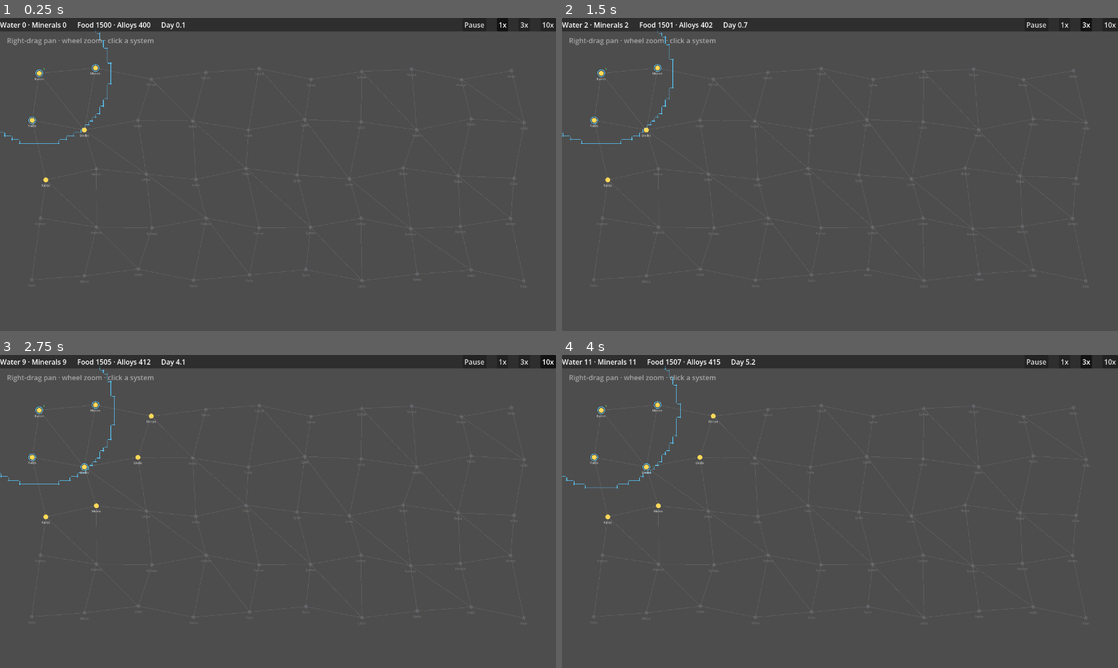
Above: before the commit, frames 1-4 (two rows, left to right).
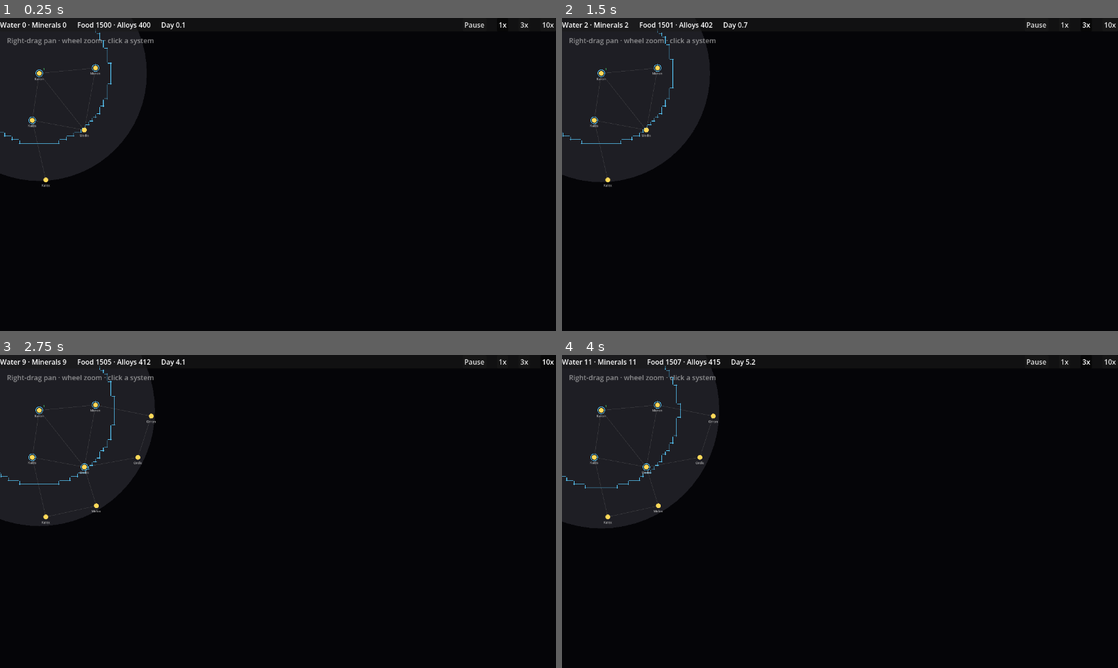
Above: after the commit, the same moments.

Repository: evyatarmitz/reach
Game: Godot game, scene res://game/main.tscn
Two runs of this game, one before a commit and one after it. Both use one fixed random seed, a clock stepped at 60 frames per second and the inputs below.
Inputs:
- Up to frame 1 (0.25 s): no input
- Up to frame 2 (1.5 s): click "1x" at 0.5 s; click "3x" at 1.25 s
- Up to frame 3 (2.75 s): click "10x" at 2 s
- Up to frame 4 (4 s): click "1x" at 2.75 s; click "3x" at 3.5 s

The runs differ from the first frame. In frame 1, 98% of the frame differs, in the area x 0-100%, y 0-100%; in frame 2, 98%; in frame 3, 98%; in frame 4, 98%.

Commit message:
0.11.0 - fog scales with influence; unseen space is fully dark
- Sight now scales with strength: a colony sees SIGHT_INFLUENCE_FACTOR (1.5x) of
  its influence reach — bigger colonies see farther — and a mine grants a flat
  sensor range (it has no influence). Fog is 1.2-2x influence range, and still
  separate from it. (The sim side landed with 0.10.0's sight_sources rewrite and
  is covered by _test_fog_of_war; this commit is the render change.)
- Unseen space is now completely dark, not a dim-grey map: black background, the
  SEEN area lifted to a dim lit grey via a disc around each sight source, and
  unseen systems / out-of-sight lanes simply not drawn. Only the explored region
  shows anything. System view also on black (space).
- Autoshot keeps fog ON for the galaxy shot so the dark fog + lit explored region
  + border are all visible.
- 61 tests still pass (render-only change).

Diff:
--- a/desktop/game/main.gd
+++ b/desktop/game/main.gd
@@ -49,6 +49,8 @@
 
 
 func _ready() -> void:
+	# Black space so fogged (unseen) area reads as truly dark, not grey.
+	RenderingServer.set_default_clear_color(Color(0.02, 0.02, 0.03))
 	sim = Sim.new_demo()
 	player_empire_id = sim.empires.keys()[0]  # demo convention: first = human
 	_build_ui()
@@ -281,21 +283,23 @@
 
 func _draw_galaxy() -> void:
 	var font := ThemeDB.fallback_font
-	# Deformed influence borders: bold edge LINE in each empire's colour, under
-	# the rest. Already fog-gated in _recompute_borders.
+	# Fog of war: the background is black. First lift the SEEN area to a dim lit
+	# grey with a disc around each sight source; everything unseen stays pure
+	# black (not a dim-grey map). Nothing outside the lit area is drawn.
+	for src in _sight:   # [pos, radius]
+		draw_circle(src[0], src[1], Color(0.12, 0.12, 0.14))
+	# Deformed influence borders (already fog-gated in _recompute_borders).
 	for seg in _border_segments:
 		draw_line(seg[0], seg[1], seg[2], 2.0)
+	# Lanes only where both ends are seen — no topology leaks into the dark.
 	for lane in sim.lanes:
-		draw_line(sim.systems[lane[0]].map_pos, sim.systems[lane[1]].map_pos,
-			Color(1, 1, 1, 0.13), 1.5)
+		var a: Vector2 = sim.systems[lane[0]].map_pos
+		var b: Vector2 = sim.systems[lane[1]].map_pos
+		if _visible(a) and _visible(b):
+			draw_line(a, b, Color(1, 1, 1, 0.13), 1.5)
 	for sys in sim.systems.values():
-		# Fog of war: systems out of sight are shown as unknown (dim, no live
-		# owner/colony info — you know the map layout, not the current state).
 		if not _visible(sys.map_pos):
-			draw_circle(sys.map_pos, 7.0, Color(0.5, 0.5, 0.55, 0.35))
-			draw_string(font, sys.map_pos + Vector2(-60.0, 26.0), sys.name,
-				HORIZONTAL_ALIGNMENT_CENTER, 120, 12, Color(1, 1, 1, 0.2))
-			continue
+			continue   # unseen systems are hidden in the dark entirely
 		draw_circle(sys.map_pos, 9.0, Color(1.0, 0.85, 0.35))
 		# Live border contest result: ring in the current owner's color
 		# (cached in the border recompute, not recomputed per frame).
@@ -478,7 +482,9 @@
 	speed_idx = 0
 	for i in 3000:  # 300 days
 		sim.tick(SimConstants.TICK_DAYS)
-	_fog_disabled = true   # screenshot only: reveal the full border line
+	# Fog stays ON for the galaxy shot so the dark fog + lit explored region show;
+	# the expanded player has a border inside its sight.
+	_sight = sim.sight_sources(player_empire_id)
 	_recompute_borders()
 	await RenderingServer.frame_post_draw
 	await RenderingServer.frame_post_draw
